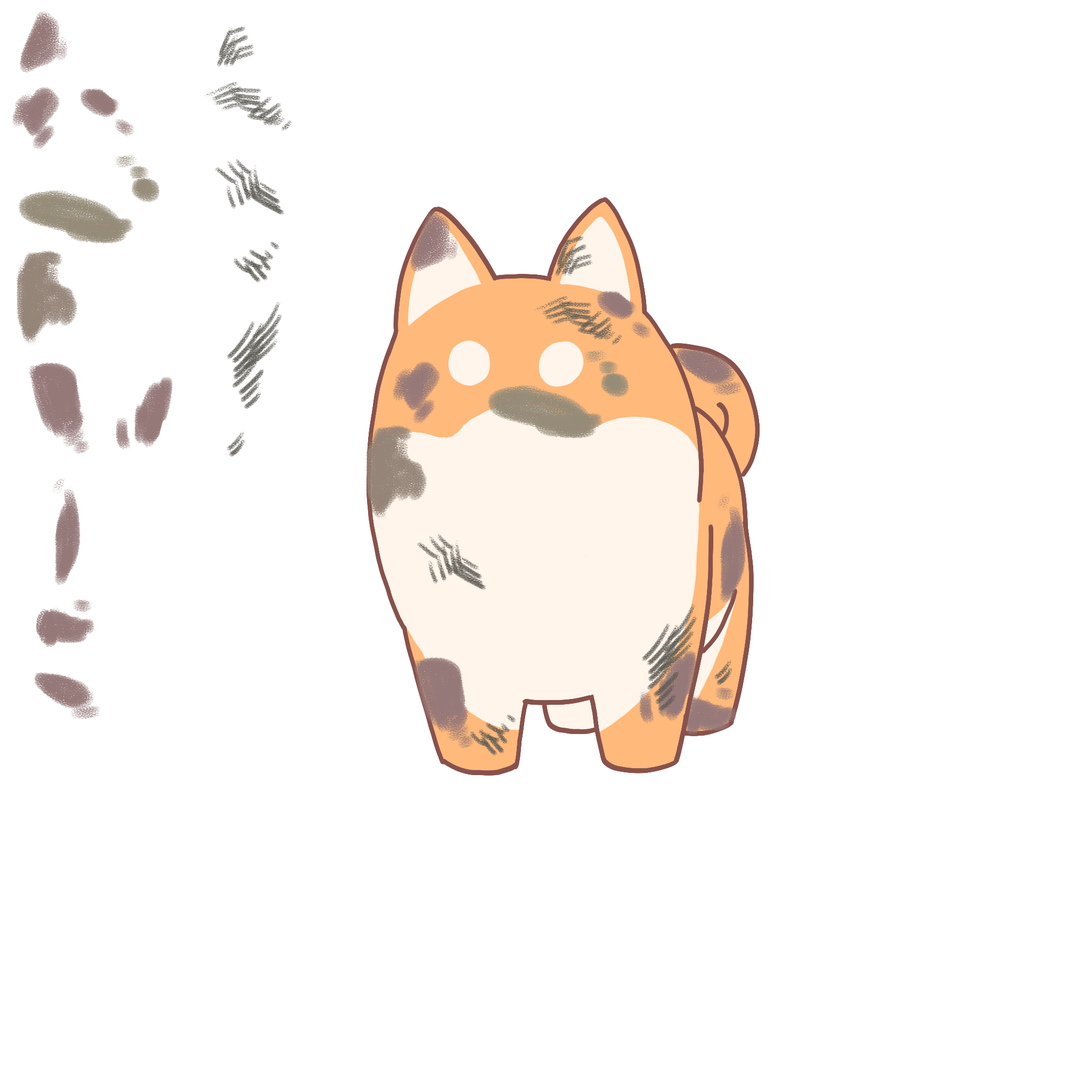
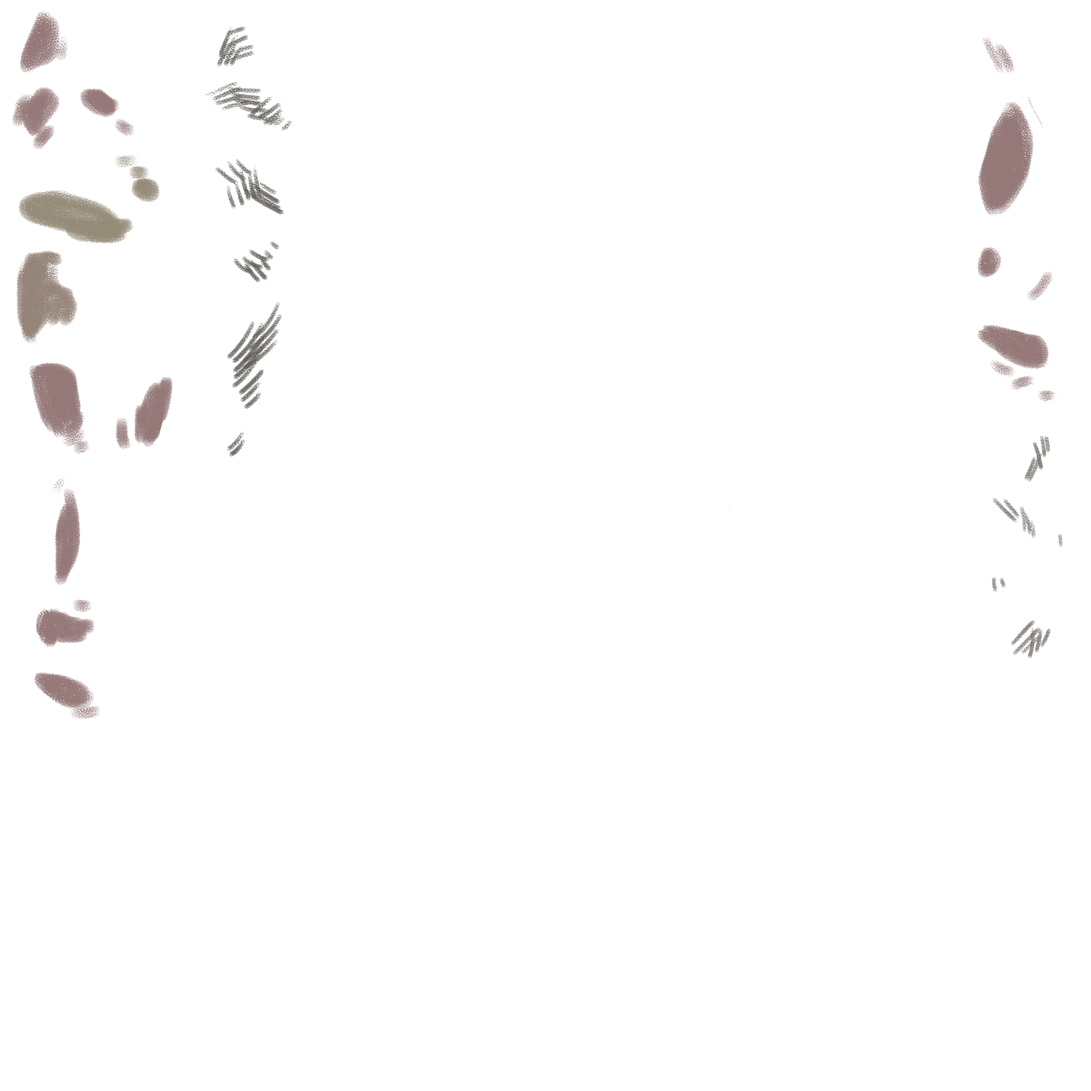
Revision of a layered 1091 x 1091 image; what changed, layer by layer:
added group "rd" with 9 layers above "d" over (366, 36, 1064, 776)
added layer "Layer 22" in group "rd" over (1024, 434, 1051, 483)
added layer "Layer 23" in group "rd" over (991, 497, 1064, 593)
added layer "Layer 4" (1st of 2, in "rd") in group "rd" over (1011, 619, 1052, 660)
added layer "Layer 18" in group "rd" over (982, 36, 1016, 75)
added layer "Layer 19" in group "rd" over (969, 95, 1045, 221)
added layer "Layer 20" in group "rd" over (977, 246, 1054, 302)
added layer "Layer 21" in group "rd" over (976, 324, 1058, 402)
added layer "Layer 1" (1st of 2, in "rd") in group "rd" over (728, 504, 740, 529)
hid "Layer 2" over (416, 235, 733, 757)
hid "Layer 1" (2nd of 2, in "d") over (366, 209, 747, 750)
hid "base" over (366, 197, 760, 776)
